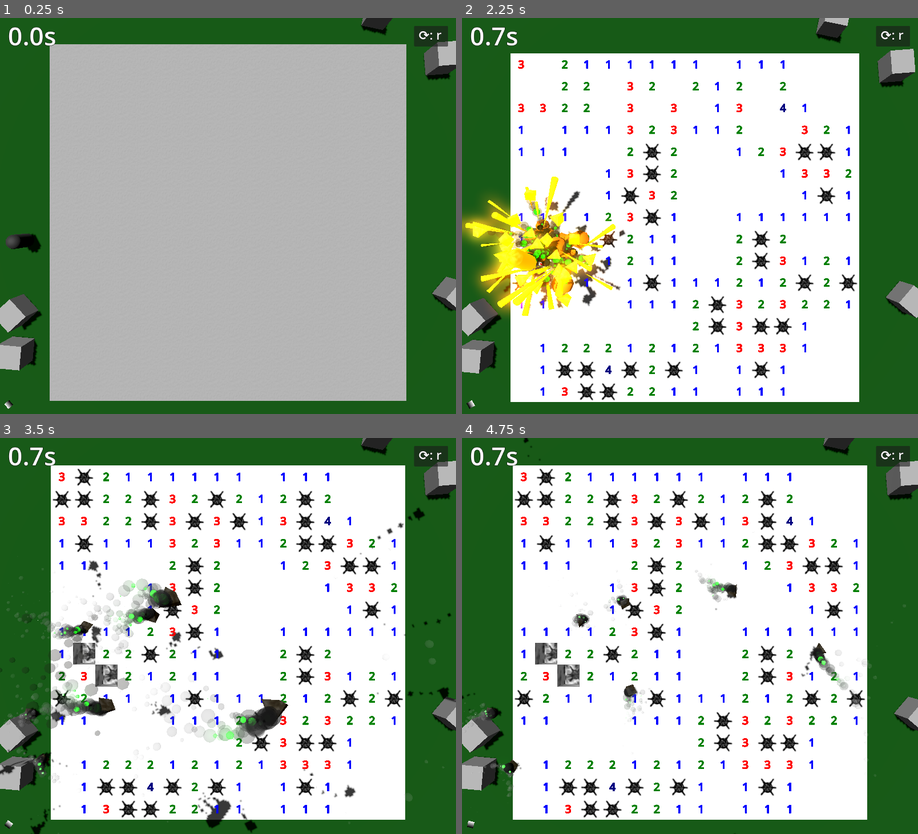
Above: before the commit, frames 1-4 (two rows, left to right).
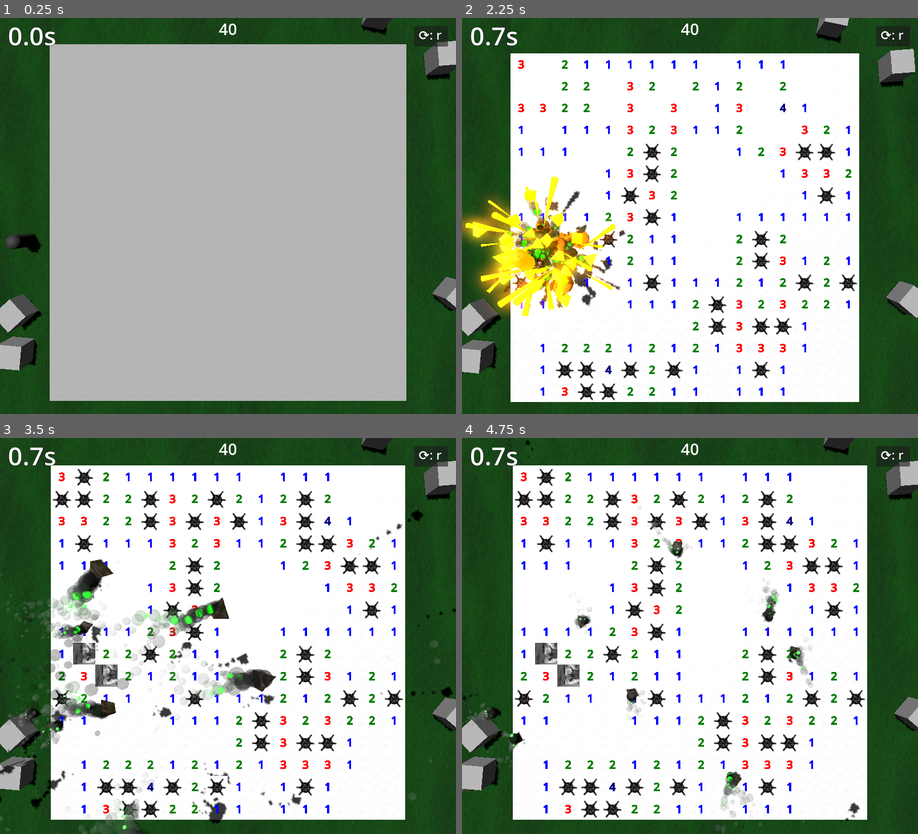
Above: after the commit, the same moments.

Repository: Blubtastic/godot_minesweeper
Game: Godot game, scene res://main.tscn
The game is run twice, just before and just after one commit, with the same random seed, the same clock (stepped at 60 frames per second) and the same inputs.
Inputs (mouse positions are in pixels of both pictures, inside the frame that each line leads up to):
- Up to frame 1 (0.25 s): no input
- Up to frame 2 (2.25 s): click "⟳: r" at 0.5 s; tap Enter (ui_accept) at 1.25, 1.52 s; move the mouse to (790, 196) at 1.27 s; hold Right (ui_right) 1.28-2.03 s; click (790, 196) at 1.42 s; move the mouse to (598, 235) at 2.02 s; hold Down (ui_down) from 2.03 s (still down); click (598, 235) at 2.17 s
- Up to frame 3 (3.5 s): tap Enter (ui_accept) at 2.27 s; move the mouse to (273, 548) at 2.77 s; release Down (ui_down) at 2.78 s; hold Right (ui_right) from 2.78 s (still down); click (273, 548) at 2.92 s
- Up to frame 4 (4.75 s): move the mouse to (667, 715) at 3.52 s; release Right (ui_right) at 3.53 s; hold Up (ui_up) 3.53-4.28 s; click (667, 715) at 3.67 s; tap Enter (ui_accept) at 3.77, 4.52 s; move the mouse to (826, 695) at 4.27 s; hold Left (ui_left) from 4.28 s (still down); click (826, 695) at 4.42 s

The runs differ from the first frame. In frame 1, 6.5% of the frame differs, in the area x 0-100%, y 0-100%; in frame 2, 8.7%; in frame 3, 14%; in frame 4, 9.1%.

Commit message:
remaining mines counter

Diff:
--- a/MainMenu.tscn
+++ b/MainMenu.tscn
@@ -1,7 +1,6 @@
-[gd_scene load_steps=7 format=3 uid="uid://b2nnv1fv702yx"]
+[gd_scene load_steps=6 format=3 uid="uid://b2nnv1fv702yx"]
 
 [ext_resource type="Script" path="res://minesweeper_1.gd" id="1_m6qi2"]
-[ext_resource type="PackedScene" uid="uid://cnor6jdbe28rj" path="res://shared/cube/Cube.tscn" id="2_kkxgs"]
 
 [sub_resource type="InputEventKey" id="InputEventKey_e2s6c"]
 device = -1
@@ -59,11 +58,3 @@
 theme_override_font_sizes/font_size = 64
 shortcut = SubResource("Shortcut_qyp22")
 text = "Minesweeper 2"
-
-[node name="CubeCleared" parent="." instance=ExtResource("2_kkxgs")]
-transform = Transform3D(1, 0, 0, 0, 1, 0, 0, 0, 1, 1, 0, 0)
-isLoadingCleared = true
-
-[node name="CubeExploded" parent="." instance=ExtResource("2_kkxgs")]
-transform = Transform3D(1, 0, 0, 0, 1, 0, 0, 0, 1, 0, 0, 0)
-isLoadingExploded = true
--- a/game.gd
+++ b/game.gd
@@ -1,11 +1,13 @@
 extends Node3D
 
-@onready var GameTimer: Label = $"../Timer"
-@onready var Camera: Camera3D = $"../Camera3D"
-@onready var Background: ColorRect = $"../WinBackground"
-@onready var WinLabel: Label = $"../GameWonLabel"
+const CubeScene := preload("res://shared/cube/Cube.tscn")
+
+@onready var game_timer: Label = $"../HUD/Timer"
+@onready var camera: Camera3D = $"../Camera3D"
+@onready var background: ColorRect = $"../HUD/WinBackground"
+@onready var win_label: Label = $"../HUD/GameWonLabel"
 @onready var player: Node3D = $"../Player"
-const CubeScene := preload("res://shared/cube/Cube.tscn")
+@onready var remaining_mines_label: Label = $"../HUD/RemainingMinesLabel"
 
 const GRID_WIDTH := 16
 const GRID_HEIGHT := 16
@@ -20,6 +22,7 @@
 var play_time := 0.0
 var cubes
 var cleared_cubes := []
+var number_of_flags := 0
 
 func _ready() -> void:
 	randomize()
@@ -29,7 +32,8 @@
 	var game_in_progress = game_started and !game_won and !game_over
 	if game_in_progress:
 		play_time += delta
-	GameTimer.text = str("%.1f" % play_time, "s")
+	game_timer.text = str("%.1f" % play_time, "s")
+	remaining_mines_label.text = str(NUMBER_OF_MINES - number_of_flags)
 
 	if Input.is_action_pressed("restart"):
 		get_tree().reload_current_scene()
@@ -46,6 +50,7 @@
 			cube_instance.transform.origin = cube_position
 			cube_instance.game_over.connect(on_game_over)
 			cube_instance.cube_was_cleared.connect(on_cube_was_cleared)
+			cube_instance.cube_was_flagged.connect(on_cube_was_flagged)
 			add_child(cube_instance)
 	cubes = get_tree().get_nodes_in_group("cubes")
 	cubes = cubes.filter(func(cube): return !(cube.isLoadingCleared or cube.isLoadingExploded) )
@@ -76,7 +81,7 @@
 			node.reveal_cube()
 			node.remove_flag()
 
-	Camera.start_shake(.4, 1.0)
+	camera.start_shake(.4, 1.0)
 	for node in cubes:
 		if node and not node.is_queued_for_deletion():
 			var timer2 = get_tree().create_timer(drop_intensity)
@@ -84,8 +89,8 @@
 
 func on_game_won():
 	game_won = true
-	Background.visible = true
-	WinLabel.text = "You won! \n Time used: " + str("%.1f" % play_time, "s")
+	background.visible = true
+	win_label.text = "You won! \n Time used: " + str("%.1f" % play_time, "s")
 
 func on_game_start(cleared_cube):
 	if !game_started:
@@ -100,3 +105,9 @@
 	cleared_cubes.append(cleared_cube)
 	if !game_over and cleared_cubes.size() == NUMBER_OF_NOT_MINES:
 		on_game_won()
+
+func on_cube_was_flagged():
+	number_of_flags = 0
+	for cube in cubes:
+		if cube.is_flagged:
+			number_of_flags += 1
--- a/main.tscn
+++ b/main.tscn
@@ -1,13 +1,25 @@
-[gd_scene load_steps=29 format=3 uid="uid://d3s8hwqh7o2l1"]
+[gd_scene load_steps=24 format=3 uid="uid://d3s8hwqh7o2l1"]
 
 [ext_resource type="Script" path="res://camera.gd" id="1_36mps"]
 [ext_resource type="Script" path="res://game.gd" id="2_cegsg"]
 [ext_resource type="Script" path="res://restart_button.gd" id="3_2ccww"]
-[ext_resource type="PackedScene" uid="uid://b8yejfq3fcemn" path="res://shared/cube/ExplosionEffect.tscn" id="4_wedpj"]
-[ext_resource type="PackedScene" uid="uid://487bysnuw5km" path="res://shared/cube/CubePiece.tscn" id="5_v8as3"]
-[ext_resource type="PackedScene" uid="uid://bp6e0aywkls4b" path="res://shared/cube/CubeDestroyed.tscn" id="6_n37dy"]
 [ext_resource type="PackedScene" uid="uid://dqeksnc1bqwgt" path="res://Player.tscn" id="7_l2ura"]
-[ext_resource type="Script" path="res://loading_icon.gd" id="8_tg4vd"]
+[ext_resource type="PackedScene" uid="uid://cnor6jdbe28rj" path="res://shared/cube/Cube.tscn" id="9_bu6qo"]
+
+[sub_resource type="LabelSettings" id="LabelSettings_bat4j"]
+font_size = 64
+outline_size = 3
+outline_color = Color(0, 0, 0, 1)
+
+[sub_resource type="LabelSettings" id="LabelSettings_6oo4t"]
+font_size = 124
+outline_size = 3
+outline_color = Color(0, 0, 0, 1)
+
+[sub_resource type="LabelSettings" id="LabelSettings_oy0yb"]
+font_size = 32
+outline_size = 3
+outline_color = Color(0, 0, 0, 1)
 
 [sub_resource type="ProceduralSkyMaterial" id="ProceduralSkyMaterial_25xtt"]
 
@@ -19,55 +31,34 @@
 sky = SubResource("Sky_okh5a")
 glow_enabled = true
 
-[sub_resource type="LabelSettings" id="LabelSettings_bat4j"]
-font_size = 64
-outline_size = 3
-outline_color = Color(0, 0, 0, 1)
-
-[sub_resource type="LabelSettings" id="LabelSettings_6oo4t"]
-font_size = 124
-outline_size = 3
-outline_color = Color(0, 0, 0, 1)
-
-[sub_resource type="Gradient" id="Gradient_l3yww"]
-offsets = PackedFloat32Array(0, 0.6)
-
-[sub_resource type="FastNoiseLite" id="FastNoiseLite_raq2m"]
-noise_type = 0
-frequency = 0.0215
+[sub_resource type="Gradient" id="Gradient_o1ri8"]
+colors = PackedColorArray(0.015, 0.45, 0, 1, 1, 1, 1, 1)
+
+[sub_resource type="FastNoiseLite" id="FastNoiseLite_umacu"]
 fractal_type = 3
+fractal_lacunarity = 68.83
+fractal_gain = 0.945
+fractal_ping_pong_strength = 1.11
 domain_warp_enabled = true
-
-[sub_resource type="NoiseTexture2D" id="NoiseTexture2D_qlg6c"]
-color_ramp = SubResource("Gradient_l3yww")
-noise = SubResource("FastNoiseLite_raq2m")
-
-[sub_resource type="StandardMaterial3D" id="StandardMaterial3D_gmdqd"]
-albedo_color = Color(0, 0.614914, 0.779297, 1)
-metallic = 0.5
-metallic_specular = 1.0
-roughness = 0.49
-emission = Color(0, 0.0333333, 1, 1)
-emission_energy_multiplier = 2.4
-normal_enabled = true
-normal_texture = SubResource("NoiseTexture2D_qlg6c")
-ao_light_affect = 1.0
-heightmap_scale = 0.562
-backlight = Color(1, 1, 1, 1)
-detail_blend_mode = 2
-grow_amount = -10.044
-
-[sub_resource type="PlaneMesh" id="PlaneMesh_j0lvn"]
-material = SubResource("StandardMaterial3D_gmdqd")
-size = Vector2(100, 100)
-
-[sub_resource type="LabelSettings" id="LabelSettings_oy0yb"]
-font_size = 32
-outline_size = 3
-outline_color = Color(0, 0, 0, 1)
+domain_warp_fractal_lacunarity = 7.535
+
+[sub_resource type="NoiseTexture2D" id="NoiseTexture2D_dt87i"]
+width = 1024
+height = 1024
+color_ramp = SubResource("Gradient_o1ri8")
+noise = SubResource("FastNoiseLite_umacu")
+
+[sub_resource type="FastNoiseLite" id="FastNoiseLite_lcw2l"]
+
+[sub_resource type="NoiseTexture2D" id="NoiseTexture2D_nh1l2"]
+as_normal_map = true
+noise = SubResource("FastNoiseLite_lcw2l")
 
 [sub_resource type="StandardMaterial3D" id="StandardMaterial3D_ar8to"]
 albedo_color = Color(0.00784314, 0.278431, 0, 1)
+albedo_texture = SubResource("NoiseTexture2D_dt87i")
+normal_enabled = true
+normal_texture = SubResource("NoiseTexture2D_nh1l2")
 
 [sub_resource type="BoxMesh" id="BoxMesh_lyo60"]
 material = SubResource("StandardMaterial3D_ar8to")
@@ -86,50 +77,42 @@
 
 [sub_resource type="BoxMesh" id="BoxMesh_bcama"]
 
-[sub_resource type="Gradient" id="Gradient_faxp3"]
-
-[sub_resource type="GradientTexture2D" id="GradientTexture2D_hhihx"]
-gradient = SubResource("Gradient_faxp3")
-width = 16
-height = 16
-
 [node name="Main" type="Node"]
 
-[node name="CubeGrid" type="Node3D" parent="."]
-script = ExtResource("2_cegsg")
-
-[node name="Camera3D" type="Camera3D" parent="."]
-transform = Transform3D(-4.37114e-08, 1, 4.37114e-08, 0, -4.37114e-08, 1, 1, 4.37114e-08, 1.91069e-15, 7.8, 16, 7.5)
-fov = 60.0
-near = 1.0
-far = 1000.0
-script = ExtResource("1_36mps")
-
-[node name="DirectionalLight3D" type="DirectionalLight3D" parent="."]
-transform = Transform3D(0.46225, 0.85442, 0.237259, 0.00826283, -0.271699, 0.962347, 0.886711, -0.442884, -0.132653, 0, 10, 0)
-shadow_enabled = true
-
-[node name="WorldEnvironment" type="WorldEnvironment" parent="."]
-environment = SubResource("Environment_bmdjw")
-
-[node name="WinBackground" type="ColorRect" parent="."]
+[node name="HUD" type="Control" parent="."]
+layout_mode = 3
+anchors_preset = 15
+anchor_right = 1.0
+anchor_bottom = 1.0
+grow_horizontal = 2
+grow_vertical = 2
+mouse_filter = 2
+
+[node name="WinBackground" type="ColorRect" parent="HUD"]
 visible = false
 z_index = 1
-offset_right = 10000.0
-offset_bottom = 10000.0
+layout_mode = 1
+anchors_preset = 15
+anchor_right = 1.0
+anchor_bottom = 1.0
+grow_horizontal = 2
+grow_vertical = 2
 color = Color(0, 0, 0, 0.388235)
 
-[node name="Timer" type="Label" parent="."]
+[node name="Timer" type="Label" parent="HUD"]
 offset_left = 20.0
 offset_right = 60.0
-offset_bottom = 23.0
+offset_bottom = 88.0
 label_settings = SubResource("LabelSettings_bat4j")
 
-[node name="GameWonLabel" type="Label" parent="."]
+[node name="GameWonLabel" type="Label" parent="HUD"]
 z_index = 10
+layout_mode = 1
 anchors_preset = 15
 anchor_right = 1.0
 anchor_bottom = 1.0
+offset_right = 1.0
+offset_bottom = 170.0
 grow_horizontal = 2
 grow_vertical = 2
 label_settings = SubResource("LabelSettings_6oo4t")
@@ -137,12 +120,22 @@
 vertical_alignment = 1
 autowrap_mode = 3
 
-[node name="Water" type="MeshInstance3D" parent="."]
-transform = Transform3D(1, 0, 0, 0, 1, 0, 0, 0, 1, 8, -0.5, 8)
-mesh = SubResource("PlaneMesh_j0lvn")
-
-[node name="RestartButton" type="Control" parent="."]
-layout_mode = 3
+[node name="RemainingMinesLabel" type="Label" parent="HUD"]
+layout_mode = 1
+anchors_preset = 5
+anchor_left = 0.5
+anchor_right = 0.5
+offset_left = -23.0
+offset_right = 23.0
+offset_bottom = 55.0
+grow_horizontal = 2
+size_flags_horizontal = 0
+theme_override_font_sizes/font_size = 40
+text = "10
+"
+
+[node name="RestartButton" type="Control" parent="HUD"]
+layout_mode = 1
 anchors_preset = 1
 anchor_left = 1.0
 anchor_right = 1.0
@@ -150,7 +143,7 @@
 offset_bottom = 40.0
 grow_horizontal = 0
 
-[node name="Button" type="Button" parent="RestartButton"]
+[node name="Button" type="Button" parent="HUD/RestartButton"]
 layout_mode = 0
 offset_left = -66.0
 offset_top = 20.0
@@ -159,7 +152,7 @@
 script = ExtResource("3_2ccww")
 metadata/_edit_group_ = true
 
-[node name="Label" type="Label" parent="RestartButton/Button"]
+[node name="Label" type="Label" parent="HUD/RestartButton/Button"]
 layout_mode = 0
 offset_left = 12.0
 offset_right = 87.0
@@ -167,6 +160,23 @@
 text = "⟳: r"
 label_settings = SubResource("LabelSettings_oy0yb")
 
+[node name="CubeGrid" type="Node3D" parent="."]
+script = ExtResource("2_cegsg")
+
+[node name="Camera3D" type="Camera3D" parent="."]
+transform = Transform3D(-4.37114e-08, 1, 4.37114e-08, 0, -4.37114e-08, 1, 1, 4.37114e-08, 1.91069e-15, 7.8, 16, 7.5)
+fov = 60.0
+near = 1.0
+far = 1000.0
+script = ExtResource("1_36mps")
+
+[node name="DirectionalLight3D" type="DirectionalLight3D" parent="."]
+transform = Transform3D(0.46225, 0.85442, 0.237259, 0.00826283, -0.271699, 0.962347, 0.886711, -0.442884, -0.132653, 0, 10, 0)
+shadow_enabled = true
+
+[node name="WorldEnvironment" type="WorldEnvironment" parent="."]
+environment = SubResource("Environment_bmdjw")
+
 [node name="Surroundings" type="Node" parent="."]
 
 [node name="GrassCube" type="StaticBody3D" parent="Surroundings"]
@@ -174,7 +184,7 @@
 collision_layer = 9
 
 [node name="MeshInstance3D" type="MeshInstance3D" parent="Surroundings/GrassCube"]
-transform = Transform3D(36, 0, 0, 0, 1, 0, 0, 0, 10, 0, 0, 0)
+transform = Transform3D(36, 0, 0, 0, 1, 0, 0, 0, 16, 0, 0, -3)
 mesh = SubResource("BoxMesh_lyo60")
 
 [node name="CollisionShape3D" type="CollisionShape3D" parent="Surroundings/GrassCube"]
@@ -185,7 +195,7 @@
 collision_layer = 9
 
 [node name="MeshInstance3D" type="MeshInstance3D" parent="Surroundings/GrassCube2"]
-transform = Transform3D(36, 0, 0, 0, 1, 0, 0, 0, 10, 0, 0, 0)
+transform = Transform3D(36, 0, 0, 0, 1, 0, 0, 0, 16, 0, 0, 3)
 mesh = SubResource("BoxMesh_lyo60")
 
 [node name="CollisionShape3D" type="CollisionShape3D" parent="Surroundings/GrassCube2"]
@@ -196,7 +206,7 @@
 collision_layer = 9
 
 [node name="MeshInstance3D" type="MeshInstance3D" parent="Surroundings/GrassCube3"]
-transform = Transform3D(16, 0, 0, 0, 1, 0, 0, 0, 10, 0, 0, 0)
+transform = Transform3D(-1.57361e-06, 0, 16, 0, 1, 0, -36, 0, -6.99382e-07, 0, 0, 13)
 mesh = SubResource("BoxMesh_lyo60")
 
 [node name="CollisionShape3D" type="CollisionShape3D" parent="Surroundings/GrassCube3"]
@@ -207,7 +217,7 @@
 collision_layer = 9
 
 [node name="MeshInstance3D" type="MeshInstance3D" parent="Surroundings/GrassCube4"]
-transform = Transform3D(16, 0, 0, 0, 1, 0, 0, 0, 10, 0, 0, 0)
+transform = Transform3D(-1.57361e-06, 0, 16, 0, 1, 0, -36, 0, -6.99382e-07, 0, 0, -13)
 mesh = SubResource("BoxMesh_lyo60")
 
 [node name="CollisionShape3D" type="CollisionShape3D" parent="Surroundings/GrassCube4"]
@@ -265,22 +275,16 @@
 [node name="CollisionShape3D" type="CollisionShape3D" parent="Surroundings/VisualCubes/VisualCube"]
 metadata/_edit_lock_ = true
 
-[node name="ExplosionEffect" parent="." instance=ExtResource("4_wedpj")]
-transform = Transform3D(1, 0, 0, 0, 1, 0, 0, 0, 1, -25.9089, 0, -4.24279)
-visible = false
-
-[node name="CubePiece" parent="." instance=ExtResource("5_v8as3")]
-transform = Transform3D(1, 0, 0, 0, 1, 0, 0, 0, 1, -25.648, 0, -3.37101)
-visible = false
-
-[node name="CubeDestroyed" parent="." instance=ExtResource("6_n37dy")]
-transform = Transform3D(1, 0, 0, 0, 1, 0, 0, 0, 1, -25.9209, 0, -2.3964)
-visible = false
-
 [node name="Player" parent="." instance=ExtResource("7_l2ura")]
 transform = Transform3D(-4.37114e-08, 0, -1, 0, 1, 0, 1, 0, -4.37114e-08, 6.72464, 1.41623, -1.4194)
 
-[node name="LoadingIcon" type="Sprite2D" parent="."]
-position = Vector2(22, 976)
-texture = SubResource("GradientTexture2D_hhihx")
-script = ExtResource("8_tg4vd")
+[node name="LoadShit" type="Node3D" parent="."]
+transform = Transform3D(1, 0, 0, 0, 1, 0, 0, 0, 1, 13.9807, -18.8668, 8.35186)
+
+[node name="CubeCleared" parent="LoadShit" instance=ExtResource("9_bu6qo")]
+transform = Transform3D(1, 0, 0, 0, 1, 0, 0, 0, 1, 0.566983, 0.0059166, -0.0118837)
+isLoadingCleared = true
+
+[node name="CubeExploded" parent="LoadShit" instance=ExtResource("9_bu6qo")]
+transform = Transform3D(1, 0, 0, 0, 1, 0, 0, 0, 1, -0.433016, 0.0059166, -0.0118837)
+isLoadingExploded = true
--- a/shared/cube/cleared.tres
+++ b/shared/cube/cleared.tres
@@ -1,12 +1,21 @@
-[gd_resource type="BoxMesh" load_steps=3 format=3 uid="uid://c466clxudld4s"]
+[gd_resource type="BoxMesh" load_steps=4 format=3 uid="uid://c466clxudld4s"]
 
-[ext_resource type="Texture2D" uid="uid://crr2u5c28jjvf" path="res://shared/cube/styrofoam_normalmap.tres" id="1_3mq4k"]
+[sub_resource type="FastNoiseLite" id="FastNoiseLite_8et7m"]
+fractal_type = 2
+domain_warp_fractal_octaves = 10
 
-[sub_resource type="StandardMaterial3D" id="StandardMaterial3D_cu7mv"]
+[sub_resource type="NoiseTexture2D" id="NoiseTexture2D_wpatn"]
+seamless = true
+seamless_blend_skirt = 0.5
+as_normal_map = true
+noise = SubResource("FastNoiseLite_8et7m")
+
+[sub_resource type="StandardMaterial3D" id="StandardMaterial3D_p4y4s"]
 albedo_color = Color(0.779297, 0.779297, 0.779297, 1)
 roughness = 0.6
-normal_texture = ExtResource("1_3mq4k")
+normal_enabled = true
+normal_texture = SubResource("NoiseTexture2D_wpatn")
 ao_enabled = true
 
 [resource]
-material = SubResource("StandardMaterial3D_cu7mv")
+material = SubResource("StandardMaterial3D_p4y4s")
--- a/shared/cube/cube.gd
+++ b/shared/cube/cube.gd
@@ -21,6 +21,7 @@
 
 signal game_over
 signal cube_was_cleared
+signal cube_was_flagged
 
 func _ready():
 	if isLoadingCleared:
@@ -90,7 +91,7 @@
 		explosion_audio.play()
 		var CubeDestroyed = cube_destroyed.instantiate()
 		add_child(CubeDestroyed)
-		CubeDestroyed.global_position = Vector3(global_position.x, 0.7, global_position.z)
+		CubeDestroyed.global_position = Vector3(global_position.x, global_position.y+0.7, global_position.z)
 		top_mesh.visible = false
 		flag_sprite.visible = false
 		has_exploded = true
@@ -98,6 +99,7 @@
 func toggle_flag():
 	is_flagged = !is_flagged
 	flag_sprite.visible = true if is_flagged else false
+	cube_was_flagged.emit()
 	if is_flagged:
 		place_flag_audio.play()
 	else:
Not shown, changed: export_presets.cfg
